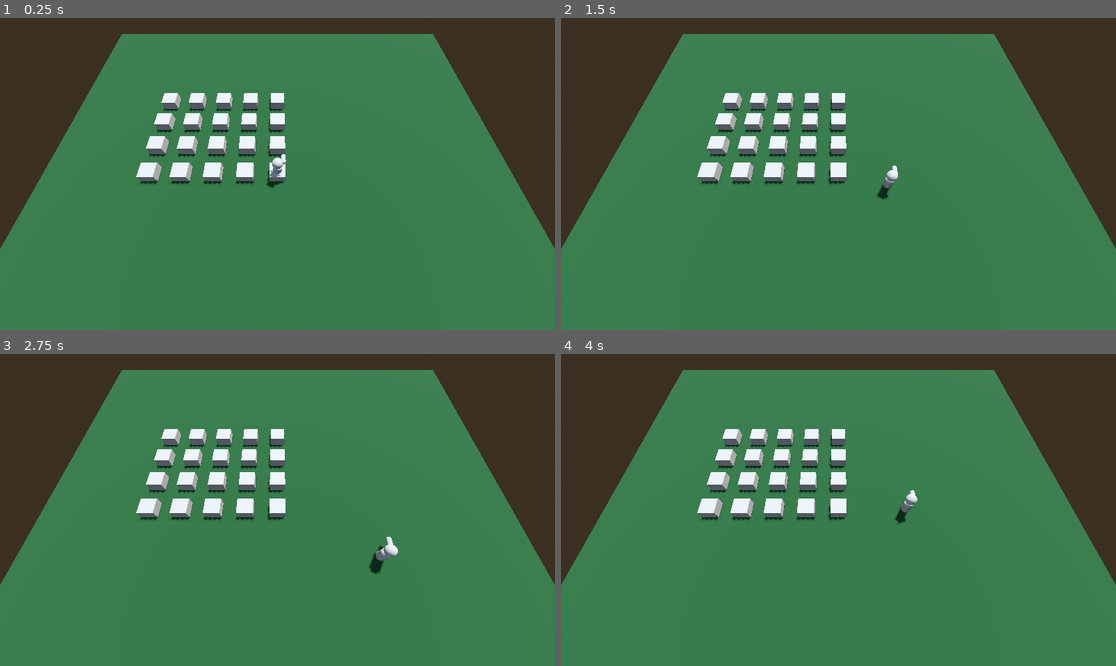
Above: before the commit, frames 1-4 (two rows, left to right).
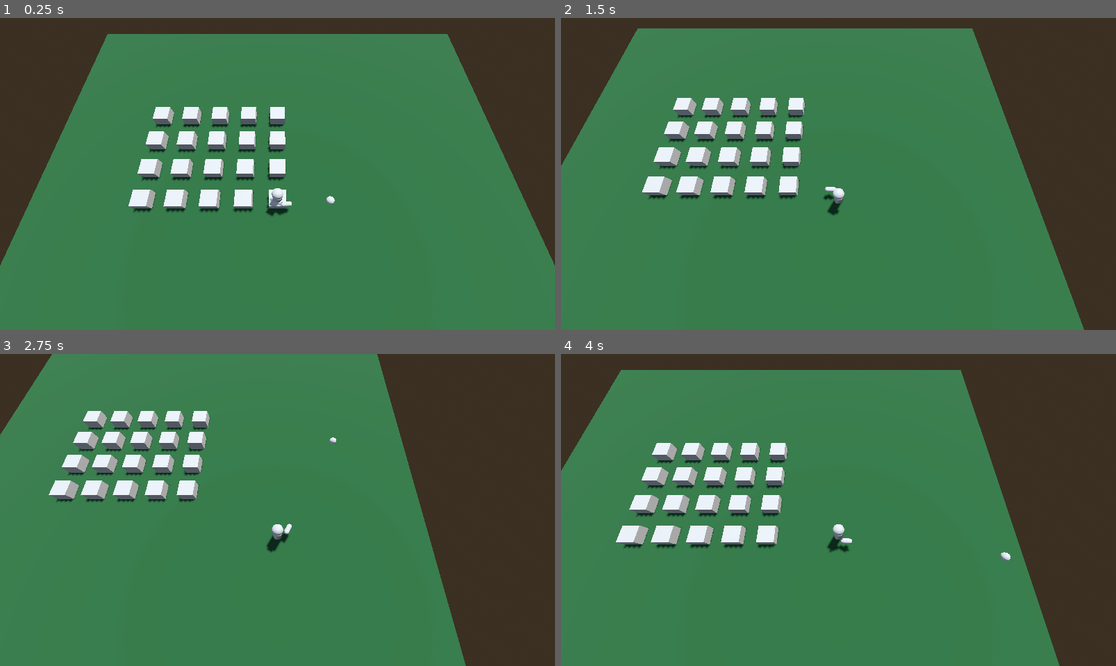
Above: after the commit, the same moments.

Repository: unblinky/twin-time
Game: Godot game, scene res://Main/Main.tscn
Two runs of this game, one before a commit and one after it. Both use one fixed random seed, a clock stepped at 60 frames per second and the inputs below.
Inputs (mouse positions are in pixels of both pictures, inside the frame that each line leads up to):
- Up to frame 1 (0.25 s): no input
- Up to frame 2 (1.5 s): tap Enter at 0.5 s; move the mouse to (960, 158) at 0.52 s; hold D (move_right) 0.53-1.28 s; click (960, 158) at 0.67 s; move the mouse to (727, 189) at 1.27 s; hold S (move_back) from 1.28 s (still down); click (727, 189) at 1.42 s
- Up to frame 3 (2.75 s): move the mouse to (333, 441) at 2.02 s; release S (move_back) at 2.03 s; hold D (move_right) from 2.03 s (still down); click (333, 441) at 2.17 s
- Up to frame 4 (4 s): move the mouse to (810, 572) at 2.77 s; release D (move_right) at 2.78 s; hold W (move_forward) 2.78-3.53 s; click (810, 572) at 2.92 s; move the mouse to (1005, 556) at 3.52 s; hold A (move_left) from 3.53 s (still down); click (1005, 556) at 3.67 s

The runs differ from the first frame. In frame 1, 6.2% of the frame differs, in the area x 0-100%, y 5-80%; in frame 2, 21%; in frame 3, 32%, in the area x 0-100%, y 0-100%; in frame 4, 24%.

Commit message:
Targeting moved to Player.

Diff:
--- /dev/null
+++ b/Code/Floor/Floor.gd
@@ -0,0 +1,2 @@
+extends Node3D
+class_name Floor
--- /dev/null
+++ b/Code/Floor/Floor.tscn
@@ -0,0 +1,100 @@
+[gd_scene load_steps=5 format=3 uid="uid://b0vk61n58s3k4"]
+
+[ext_resource type="Script" uid="uid://bgaddopie0u8d" path="res://Floor/Floor.gd" id="1_spylk"]
+
+[sub_resource type="StandardMaterial3D" id="StandardMaterial3D_lxy7q"]
+albedo_color = Color(0.0790716, 0.227421, 0.102038, 1)
+
+[sub_resource type="BoxMesh" id="BoxMesh_83ytx"]
+size = Vector3(30, 1, 30)
+
+[sub_resource type="BoxMesh" id="BoxMesh_lxy7q"]
+
+[node name="Floor" type="Node3D"]
+script = ExtResource("1_spylk")
+
+[node name="Graphics" type="MeshInstance3D" parent="."]
+transform = Transform3D(1, 0, 0, 0, 1, 0, 0, 0, 1, 0, -0.5, 0)
+material_override = SubResource("StandardMaterial3D_lxy7q")
+mesh = SubResource("BoxMesh_83ytx")
+skeleton = NodePath("../..")
+
+[node name="MeshInstance3D" type="MeshInstance3D" parent="Graphics"]
+transform = Transform3D(1, 0, 0, 0, 1, 0, 0, 0, 1, 0, 0.613123, 0)
+mesh = SubResource("BoxMesh_lxy7q")
+
+[node name="MeshInstance3D2" type="MeshInstance3D" parent="Graphics"]
+transform = Transform3D(1, 0, 0, 0, 1, 0, 0, 0, 1, -2, 0.613123, 0)
+mesh = SubResource("BoxMesh_lxy7q")
+
+[node name="MeshInstance3D3" type="MeshInstance3D" parent="Graphics"]
+transform = Transform3D(1, 0, 0, 0, 1, 0, 0, 0, 1, -4, 0.613123, 0)
+mesh = SubResource("BoxMesh_lxy7q")
+
+[node name="MeshInstance3D4" type="MeshInstance3D" parent="Graphics"]
+transform = Transform3D(1, 0, 0, 0, 1, 0, 0, 0, 1, -6, 0.613123, 0)
+mesh = SubResource("BoxMesh_lxy7q")
+
+[node name="MeshInstance3D5" type="MeshInstance3D" parent="Graphics"]
+transform = Transform3D(1, 0, 0, 0, 1, 0, 0, 0, 1, -8, 0.613123, 0)
+mesh = SubResource("BoxMesh_lxy7q")
+
+[node name="MeshInstance3D8" type="MeshInstance3D" parent="Graphics"]
+transform = Transform3D(1, 0, 0, 0, 1, 0, 0, 0, 1, 0, 0.613123, -2)
+mesh = SubResource("BoxMesh_lxy7q")
+
+[node name="MeshInstance3D9" type="MeshInstance3D" parent="Graphics"]
+transform = Transform3D(1, 0, 0, 0, 1, 0, 0, 0, 1, -2, 0.613123, -2)
+mesh = SubResource("BoxMesh_lxy7q")
+
+[node name="MeshInstance3D10" type="MeshInstance3D" parent="Graphics"]
+transform = Transform3D(1, 0, 0, 0, 1, 0, 0, 0, 1, -4, 0.613123, -2)
+mesh = SubResource("BoxMesh_lxy7q")
+
+[node name="MeshInstance3D11" type="MeshInstance3D" parent="Graphics"]
+transform = Transform3D(1, 0, 0, 0, 1, 0, 0, 0, 1, -6, 0.613123, -2)
+mesh = SubResource("BoxMesh_lxy7q")
+
+[node name="MeshInstance3D12" type="MeshInstance3D" parent="Graphics"]
+transform = Transform3D(1, 0, 0, 0, 1, 0, 0, 0, 1, -8, 0.613123, -2)
+mesh = SubResource("BoxMesh_lxy7q")
+
+[node name="MeshInstance3D15" type="MeshInstance3D" parent="Graphics"]
+transform = Transform3D(1, 0, 0, 0, 1, 0, 0, 0, 1, 0, 0.613123, -4)
+mesh = SubResource("BoxMesh_lxy7q")
+
+[node name="MeshInstance3D16" type="MeshInstance3D" parent="Graphics"]
+transform = Transform3D(1, 0, 0, 0, 1, 0, 0, 0, 1, -2, 0.613123, -4)
+mesh = SubResource("BoxMesh_lxy7q")
+
+[node name="MeshInstance3D17" type="MeshInstance3D" parent="Graphics"]
+transform = Transform3D(1, 0, 0, 0, 1, 0, 0, 0, 1, -4, 0.613123, -4)
+mesh = SubResource("BoxMesh_lxy7q")
+
+[node name="MeshInstance3D18" type="MeshInstance3D" parent="Graphics"]
+transform = Transform3D(1, 0, 0, 0, 1, 0, 0, 0, 1, -6, 0.613123, -4)
+mesh = SubResource("BoxMesh_lxy7q")
+
+[node name="MeshInstance3D19" type="MeshInstance3D" parent="Graphics"]
+transform = Transform3D(1, 0, 0, 0, 1, 0, 0, 0, 1, -8, 0.613123, -4)
+mesh = SubResource("BoxMesh_lxy7q")
+
+[node name="MeshInstance3D22" type="MeshInstance3D" parent="Graphics"]
+transform = Transform3D(1, 0, 0, 0, 1, 0, 0, 0, 1, 0, 0.613123, -6)
+mesh = SubResource("BoxMesh_lxy7q")
+
+[node name="MeshInstance3D23" type="MeshInstance3D" parent="Graphics"]
+transform = Transform3D(1, 0, 0, 0, 1, 0, 0, 0, 1, -2, 0.613123, -6)
+mesh = SubResource("BoxMesh_lxy7q")
+
+[node name="MeshInstance3D24" type="MeshInstance3D" parent="Graphics"]
+transform = Transform3D(1, 0, 0, 0, 1, 0, 0, 0, 1, -4, 0.613123, -6)
+mesh = SubResource("BoxMesh_lxy7q")
+
+[node name="MeshInstance3D25" type="MeshInstance3D" parent="Graphics"]
+transform = Transform3D(1, 0, 0, 0, 1, 0, 0, 0, 1, -6, 0.613123, -6)
+mesh = SubResource("BoxMesh_lxy7q")
+
+[node name="MeshInstance3D26" type="MeshInstance3D" parent="Graphics"]
+transform = Transform3D(1, 0, 0, 0, 1, 0, 0, 0, 1, -8, 0.613123, -6)
+mesh = SubResource("BoxMesh_lxy7q")
--- /dev/null
+++ b/Code/Main/Main.gd
@@ -0,0 +1,2 @@
+extends Node
+class_name Main
--- a/Code/Main/Main.tscn
+++ b/Code/Main/Main.tscn
@@ -1,6 +1,8 @@
-[gd_scene load_steps=8 format=3 uid="uid://dg8o16kwfo4lc"]
+[gd_scene load_steps=7 format=3 uid="uid://dg8o16kwfo4lc"]
 
 [ext_resource type="PackedScene" uid="uid://cjuirrk2hk76n" path="res://Player/Player.tscn" id="1_lxy7q"]
+[ext_resource type="Script" uid="uid://l6w1ixdpksmm" path="res://Main/Main.gd" id="1_ps1la"]
+[ext_resource type="PackedScene" uid="uid://b0vk61n58s3k4" path="res://Floor/Floor.tscn" id="2_83ytx"]
 
 [sub_resource type="ProceduralSkyMaterial" id="ProceduralSkyMaterial_lxy7q"]
 sky_horizon_color = Color(0.662243, 0.671743, 0.686743, 1)
@@ -15,15 +17,8 @@
 tonemap_mode = 2
 glow_enabled = true
 
-[sub_resource type="StandardMaterial3D" id="StandardMaterial3D_lxy7q"]
-albedo_color = Color(0.0790716, 0.227421, 0.102038, 1)
-
-[sub_resource type="BoxMesh" id="BoxMesh_83ytx"]
-size = Vector3(30, 1, 30)
-
-[sub_resource type="BoxMesh" id="BoxMesh_lxy7q"]
-
 [node name="Main" type="Node"]
+script = ExtResource("1_ps1la")
 
 [node name="WorldEnvironment" type="WorldEnvironment" parent="."]
 environment = SubResource("Environment_amygn")
@@ -34,93 +29,10 @@
 
 [node name="Player" parent="." instance=ExtResource("1_lxy7q")]
 
-[node name="Floor" type="MeshInstance3D" parent="."]
-transform = Transform3D(1, 0, 0, 0, 1, 0, 0, 0, 1, 0, -0.5, 0)
-material_override = SubResource("StandardMaterial3D_lxy7q")
-mesh = SubResource("BoxMesh_83ytx")
+[node name="Rig" type="Node3D" parent="Player"]
+transform = Transform3D(1, 0, 0, 0, 0.372632, 0.927979, 0, -0.927979, 0.372632, 0, 0, -1.72126)
 
-[node name="MeshInstance3D" type="MeshInstance3D" parent="Floor"]
-transform = Transform3D(1, 0, 0, 0, 1, 0, 0, 0, 1, 0, 0.613123, 0)
-mesh = SubResource("BoxMesh_lxy7q")
+[node name="Camera3D" type="Camera3D" parent="Player/Rig"]
+transform = Transform3D(1, 0, 0, 0, 1, 0, 0, 0, 1, 0, 0, 12.9808)
 
-[node name="MeshInstance3D2" type="MeshInstance3D" parent="Floor"]
-transform = Transform3D(1, 0, 0, 0, 1, 0, 0, 0, 1, -2, 0.613123, 0)
-mesh = SubResource("BoxMesh_lxy7q")
-
-[node name="MeshInstance3D3" type="MeshInstance3D" parent="Floor"]
-transform = Transform3D(1, 0, 0, 0, 1, 0, 0, 0, 1, -4, 0.613123, 0)
-mesh = SubResource("BoxMesh_lxy7q")
-
-[node name="MeshInstance3D4" type="MeshInstance3D" parent="Floor"]
-transform = Transform3D(1, 0, 0, 0, 1, 0, 0, 0, 1, -6, 0.613123, 0)
-mesh = SubResource("BoxMesh_lxy7q")
-
-[node name="MeshInstance3D5" type="MeshInstance3D" parent="Floor"]
-transform = Transform3D(1, 0, 0, 0, 1, 0, 0, 0, 1, -8, 0.613123, 0)
-mesh = SubResource("BoxMesh_lxy7q")
-
-[node name="MeshInstance3D8" type="MeshInstance3D" parent="Floor"]
-transform = Transform3D(1, 0, 0, 0, 1, 0, 0, 0, 1, 0, 0.613123, -2)
-mesh = SubResource("BoxMesh_lxy7q")
-
-[node name="MeshInstance3D9" type="MeshInstance3D" parent="Floor"]
-transform = Transform3D(1, 0, 0, 0, 1, 0, 0, 0, 1, -2, 0.613123, -2)
-mesh = SubResource("BoxMesh_lxy7q")
-
-[node name="MeshInstance3D10" type="MeshInstance3D" parent="Floor"]
-transform = Transform3D(1, 0, 0, 0, 1, 0, 0, 0, 1, -4, 0.613123, -2)
-mesh = SubResource("BoxMesh_lxy7q")
-
-[node name="MeshInstance3D11" type="MeshInstance3D" parent="Floor"]
-transform = Transform3D(1, 0, 0, 0, 1, 0, 0, 0, 1, -6, 0.613123, -2)
-mesh = SubResource("BoxMesh_lxy7q")
-
-[node name="MeshInstance3D12" type="MeshInstance3D" parent="Floor"]
-transform = Transform3D(1, 0, 0, 0, 1, 0, 0, 0, 1, -8, 0.613123, -2)
-mesh = SubResource("BoxMesh_lxy7q")
-
-[node name="MeshInstance3D15" type="MeshInstance3D" parent="Floor"]
-transform = Transform3D(1, 0, 0, 0, 1, 0, 0, 0, 1, 0, 0.613123, -4)
-mesh = SubResource("BoxMesh_lxy7q")
-
-[node name="MeshInstance3D16" type="MeshInstance3D" parent="Floor"]
-transform = Transform3D(1, 0, 0, 0, 1, 0, 0, 0, 1, -2, 0.613123, -4)
-mesh = SubResource("BoxMesh_lxy7q")
-
-[node name="MeshInstance3D17" type="MeshInstance3D" parent="Floor"]
-transform = Transform3D(1, 0, 0, 0, 1, 0, 0, 0, 1, -4, 0.613123, -4)
-mesh = SubResource("BoxMesh_lxy7q")
-
-[node name="MeshInstance3D18" type="MeshInstance3D" parent="Floor"]
-transform = Transform3D(1, 0, 0, 0, 1, 0, 0, 0, 1, -6, 0.613123, -4)
-mesh = SubResource("BoxMesh_lxy7q")
-
-[node name="MeshInstance3D19" type="MeshInstance3D" parent="Floor"]
-transform = Transform3D(1, 0, 0, 0, 1, 0, 0, 0, 1, -8, 0.613123, -4)
-mesh = SubResource("BoxMesh_lxy7q")
-
-[node name="MeshInstance3D22" type="MeshInstance3D" parent="Floor"]
-transform = Transform3D(1, 0, 0, 0, 1, 0, 0, 0, 1, 0, 0.613123, -6)
-mesh = SubResource("BoxMesh_lxy7q")
-
-[node name="MeshInstance3D23" type="MeshInstance3D" parent="Floor"]
-transform = Transform3D(1, 0, 0, 0, 1, 0, 0, 0, 1, -2, 0.613123, -6)
-mesh = SubResource("BoxMesh_lxy7q")
-
-[node name="MeshInstance3D24" type="MeshInstance3D" parent="Floor"]
-transform = Transform3D(1, 0, 0, 0, 1, 0, 0, 0, 1, -4, 0.613123, -6)
-mesh = SubResource("BoxMesh_lxy7q")
-
-[node name="MeshInstance3D25" type="MeshInstance3D" parent="Floor"]
-transform = Transform3D(1, 0, 0, 0, 1, 0, 0, 0, 1, -6, 0.613123, -6)
-mesh = SubResource("BoxMesh_lxy7q")
-
-[node name="MeshInstance3D26" type="MeshInstance3D" parent="Floor"]
-transform = Transform3D(1, 0, 0, 0, 1, 0, 0, 0, 1, -8, 0.613123, -6)
-mesh = SubResource("BoxMesh_lxy7q")
-
-[node name="Rig" type="Node3D" parent="."]
-transform = Transform3D(1, 0, 0, 0, 0.440472, 0.897766, 0, -0.897766, 0.440472, 0, 0, 0)
-
-[node name="Camera3D" type="Camera3D" parent="Rig"]
-transform = Transform3D(1, 0, 0, 0, 1, 0, 0, 0, 1, 0, 0, 12.9808)
+[node name="Floor" parent="." instance=ExtResource("2_83ytx")]
--- a/Code/Player/Player.gd
+++ b/Code/Player/Player.gd
@@ -4,8 +4,16 @@
 var speed: float = 4.0 # m /s.
 var velocity: Vector3 = Vector3.ZERO
 
+@onready var mouse_plane = $MousePlane
+@onready var target = $Target
+@onready var pivot = $Pivot
+
 func _ready() -> void:
-	pass # Replace with function body.
+	mouse_plane.input_event.connect(OnHover)
+
+func OnHover(camera, event, event_position, normal, shape_idx):
+	print(event_position)
+	target.position = event_position - position
 
 func _process(delta: float) -> void:
 	# Player movement.
@@ -21,3 +29,7 @@
 		velocity += Vector3.BACK
 
 	position += velocity.normalized() * delta * speed
+
+	# Arm Rotation.
+	var angle = atan2(-target.position.x, -target.position.z)
+	pivot.rotation.y = angle
--- a/Code/Player/Player.tscn
+++ b/Code/Player/Player.tscn
@@ -1,6 +1,7 @@
-[gd_scene load_steps=5 format=3 uid="uid://cjuirrk2hk76n"]
+[gd_scene load_steps=7 format=3 uid="uid://cjuirrk2hk76n"]
 
 [ext_resource type="Script" uid="uid://cf1e3me7pvxw6" path="res://Player/Player.gd" id="1_3qydi"]
+[ext_resource type="PackedScene" uid="uid://bmtbd8fpvjf8f" path="res://Target/Target.tscn" id="2_q3lat"]
 
 [sub_resource type="CapsuleMesh" id="CapsuleMesh_3qydi"]
 radius = 0.275
@@ -14,8 +15,14 @@
 radius = 0.15
 height = 0.655
 
+[sub_resource type="BoxShape3D" id="BoxShape3D_tok1r"]
+size = Vector3(60, 1, 60)
+
 [node name="Player" type="Node3D"]
 script = ExtResource("1_3qydi")
+
+[node name="Target" parent="." instance=ExtResource("2_q3lat")]
+transform = Transform3D(1, 0, 0, 0, 1, 0, 0, 0, 1, 3.2063, 0, 0)
 
 [node name="Body" type="MeshInstance3D" parent="."]
 transform = Transform3D(1, 0, 0, 0, 1, 0, 0, 0, 1, 0, 0.575932, 0)
@@ -26,6 +33,16 @@
 mesh = SubResource("SphereMesh_q3lat")
 skeleton = NodePath("../..")
 
-[node name="Arm" type="MeshInstance3D" parent="."]
-transform = Transform3D(1, 0, 0, 0, -4.37114e-08, -1, 0, 1, -4.37114e-08, 0.361802, 0.836179, -0.612924)
+[node name="Pivot" type="Node3D" parent="."]
+transform = Transform3D(1, 0, 0, 0, 1, 0, 0, 0, 1, 0, 0.801443, 0)
+
+[node name="Arm" type="MeshInstance3D" parent="Pivot"]
+transform = Transform3D(0.998971, 0.0453456, -1.98212e-09, 0, -4.37114e-08, -1, -0.0453456, 0.998971, -4.36664e-08, 0.408597, -0.0331552, -0.496583)
 mesh = SubResource("CapsuleMesh_q3lat")
+skeleton = NodePath("../..")
+
+[node name="MousePlane" type="Area3D" parent="."]
+
+[node name="CollisionShape3D" type="CollisionShape3D" parent="MousePlane"]
+transform = Transform3D(1, 0, 0, 0, 1, 0, 0, 0, 1, 0, -0.5, 0)
+shape = SubResource("BoxShape3D_tok1r")
--- /dev/null
+++ b/Code/Target/Target.tscn
@@ -0,0 +1,10 @@
+[gd_scene load_steps=2 format=3 uid="uid://bmtbd8fpvjf8f"]
+
+[sub_resource type="SphereMesh" id="SphereMesh_2ic1u"]
+radius = 0.25
+height = 0.5
+
+[node name="Target" type="Node3D"]
+
+[node name="MeshInstance3D" type="MeshInstance3D" parent="."]
+mesh = SubResource("SphereMesh_2ic1u")
Not shown, added: Code/Floor/Floor.gd.uid
Not shown, added: Code/Main/Main.gd.uid
